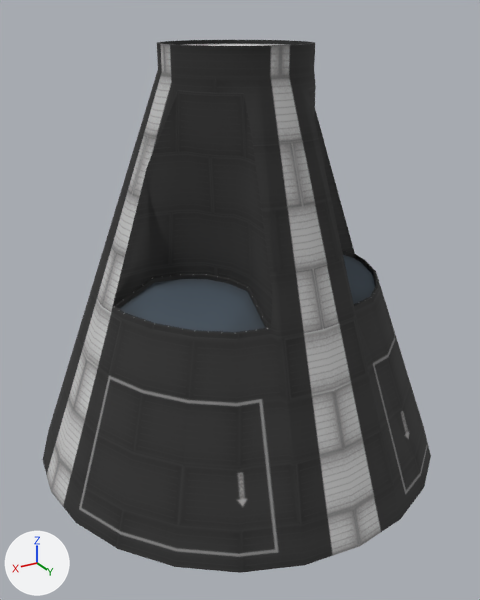
One commit to the FBX model Unity/Assets/Models/Brumby.FBX: the scene before it, then after it.
Camera for both pictures: a camera (50 mm lens) standing at (1.43, 2.42, 1.0) and looking at (0.03, 0.08, -0.17). Arrows for +X, +Y and +Z are at lower left; the lights stay in place. Where no turn or scale is listed for an object, it has been applied to the vertices.

The first picture shows 'MainBody', 'Windows'.
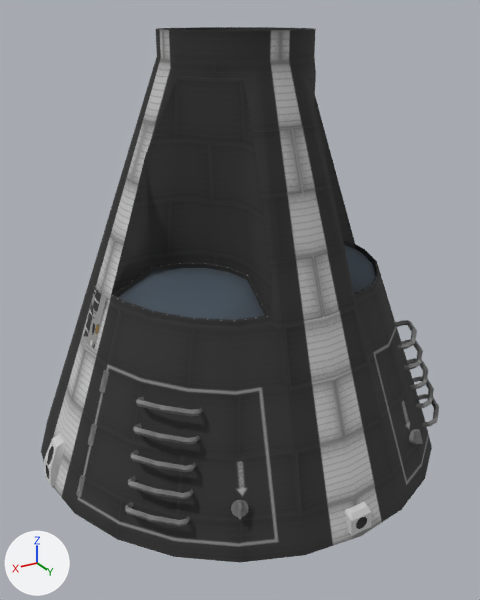
ob_brumby is not drawn itself; it is the parent of ob_mainbody, ob_seat005.

Pixel boxes (x1, y1, x2, y2) of what changed, in the pictures (480 x 600 px):
'MainBody', moved: before (43, 40, 431, 573); after (41, 27, 432, 563)
'Windows', moved: before (119, 255, 375, 332); after (118, 245, 376, 320)
'flagTransform', added: after (83, 287, 107, 349)
'Box117', added: after (44, 434, 65, 487)
'Box118', added: after (345, 501, 372, 536)
'LadderRung068', added: after (131, 450, 197, 472)
'LadderRung065', added: after (133, 424, 200, 444)
'LadderRung066', added: after (125, 502, 191, 527)
'LadderRung069', added: after (136, 397, 203, 416)
'LadderRung067', added: after (128, 476, 194, 499)
'LadderRung063', added: after (395, 320, 417, 350)
'DoorKnob001', added: after (231, 500, 249, 519)
'LadderRung062', added: after (418, 394, 439, 427)
'LadderRung060', added: after (407, 358, 428, 390)
'LadderRung061', added: after (412, 377, 434, 409)
'LadderRung064', added: after (401, 340, 423, 370)
'DoorKnob', added: after (409, 429, 423, 444)
'Hinge001', now drawn: after (99, 370, 109, 393)
'Hinge002', now drawn: after (88, 424, 97, 446)
'Hinge003', now drawn: after (76, 475, 85, 497)

The change, as a diff of the scene's bpy script:
```diff
--- a/Unity/Assets/Models/Brumby.FBX.py
+++ b/Unity/Assets/Models/Brumby.FBX.py
@@ mat_mole @@
+mat_mole = bpy.data.materials.new('MOLE')
+# uses the picture img_brumby_png
+# uses the picture img_brumbynrm_png
@@ ob_mainbody @@
 ob_mainbody.parent = ob_brumby
-ob_mainbody.location = (0.566, 0.0, -0.611)
+ob_mainbody.location = (0.00571, 0.0, 0.165)
@@ ob_windows @@
 ob_windows = bpy.data.objects.new('Windows', me_mesh)
-ob_windows.location = (0.0, 0.0, -0.899)
+ob_windows.location = (0.002, 0.0, -0.849)
@@ ob_brumby @@
 ob_brumby = bpy.data.objects.new('Brumby', None)
-ob_brumby.location = (-0.173, 0.0, 0.186)
+ob_brumby.location = (0.0, 0.0, 0.0)
 ob_brumby.scale = (0.305, 0.305, 0.305)
@@ ob_ladderrung069 @@
+ob_ladderrung069 = bpy.data.objects.new('LadderRung069', me_mesh_024)  # 28 vertices, 26 faces; spans x -0.117..0.102, y -0.126..0.11, z -0.029..0.029
+ob_ladderrung069.location = (0.58, 0.486, -0.319)
@@ ob_box118 @@
+ob_box118 = bpy.data.objects.new('Box118', me_mesh_032)  # 23 vertices, 42 faces; spans x -0.05..0.05, y 0.8627..0.9385, z -0.0623..0.0313
+ob_box118.location = (0.0, -0.002, -0.763)
@@ ob_ladderrung060 @@
+ob_ladderrung060 = bpy.data.objects.new('LadderRung060', me_mesh_027)  # 28 vertices, 26 faces; spans x -0.102..0.117, y -0.126..0.11, z -0.029..0.029
+ob_ladderrung060.location = (-0.633, 0.531, -0.512)
@@ ob_box117 @@
+ob_box117 = bpy.data.objects.new('Box117', me_mesh_030)  # 32 vertices, 60 faces; spans x 1.074..1.173, y -0.047..0.047, z -0.078..0.117
+ob_box117.location = (-0.23, 0.0, -0.763)
@@ ob_ladderrung062 @@
+ob_ladderrung062 = bpy.data.objects.new('LadderRung062', me_mesh_027.copy())
+ob_ladderrung062.location = (-0.686, 0.576, -0.702)
@@ ob_ladderrung061 @@
+ob_ladderrung061 = bpy.data.objects.new('LadderRung061', me_mesh_027.copy())
+ob_ladderrung061.location = (-0.66, 0.553, -0.607)
@@ ob_ladderrung067 @@
+ob_ladderrung067 = bpy.data.objects.new('LadderRung067', me_mesh_024.copy())
+ob_ladderrung067.location = (0.66, 0.553, -0.607)
@@ ob_ladderrung066 @@
+ob_ladderrung066 = bpy.data.objects.new('LadderRung066', me_mesh_024.copy())
+ob_ladderrung066.location = (0.686, 0.576, -0.702)
@@ ob_flagtransform @@
+ob_flagtransform = bpy.data.objects.new('flagTransform', me_mesh_042)  # 12 vertices, 4 faces; spans x -0.711..0.714, y -0.066..0.066, z -0.105..0.105
+ob_flagtransform.location = (0.0, 0.0, -0.132)
@@ ob_ladderrung064 @@
+ob_ladderrung064 = bpy.data.objects.new('LadderRung064', me_mesh_027.copy())
+ob_ladderrung064.location = (-0.607, 0.509, -0.416)
@@ ob_doorknob001 @@
+ob_doorknob001 = bpy.data.objects.new('DoorKnob001', me_mesh_040)  # 40 vertices, 60 faces; spans x 0.4006..0.4662, y 0.7237..0.7879, z -0.0357..0.0368
+ob_doorknob001.location = (0.0, 0.0, -0.654)
@@ ob_ladderrung065 @@
+ob_ladderrung065 = bpy.data.objects.new('LadderRung065', me_mesh_024.copy())
+ob_ladderrung065.location = (0.607, 0.509, -0.416)
@@ ob_doorknob @@
+ob_doorknob = bpy.data.objects.new('DoorKnob', me_mesh_041)  # 40 vertices, 60 faces; spans x -0.4662..-0.4006, y 0.7237..0.7879, z -0.0357..0.0368
+ob_doorknob.location = (0.0, 0.0, -0.654)
@@ ob_ladderrung068 @@
+ob_ladderrung068 = bpy.data.objects.new('LadderRung068', me_mesh_024.copy())
+ob_ladderrung068.location = (0.633, 0.531, -0.512)
@@ ob_ladderrung063 @@
+ob_ladderrung063 = bpy.data.objects.new('LadderRung063', me_mesh_027.copy())
+ob_ladderrung063.location = (-0.58, 0.486, -0.319)
```
